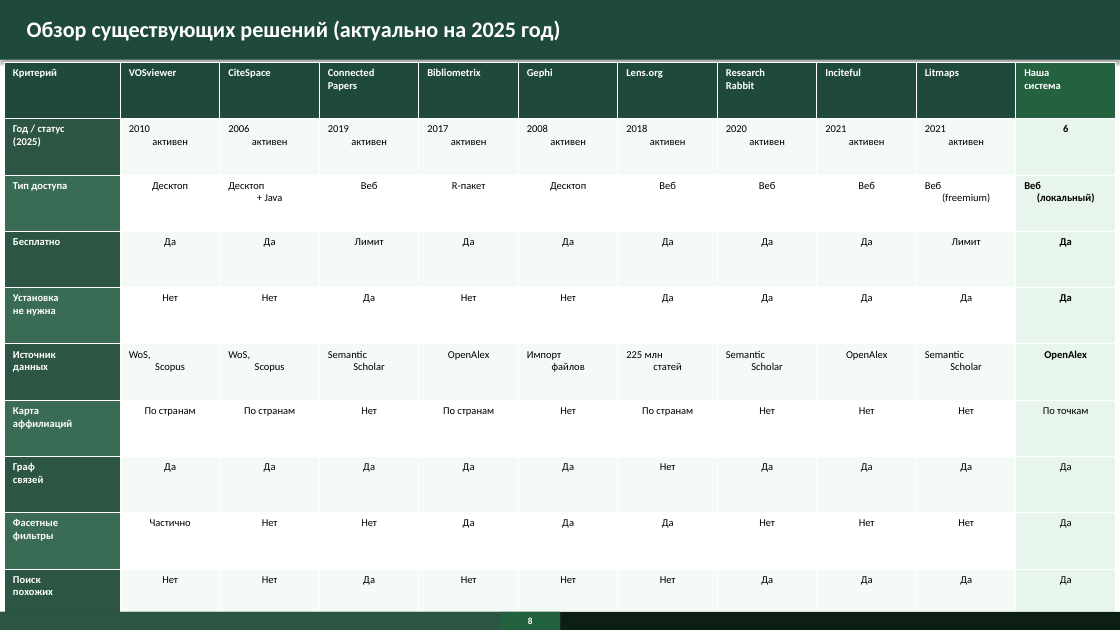
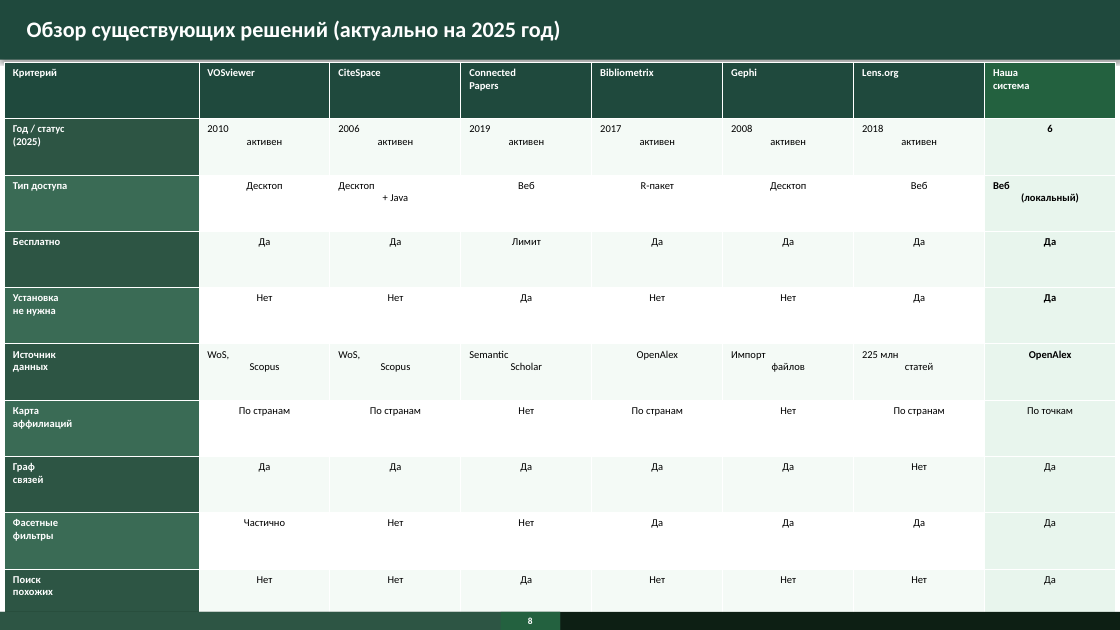
Before and after one commit to surnova2703/muiv3year, a slide deck: slide 8 of docs/Визуализация науки на основе метаданных публикаций и журналов.pptx. Drawn at 1120x630 pixels with LibreOffice and Linux fonts; fonts in the diff are those of the drawing. Boxes give left, top, right and bottom in pixels: in the first picture for what was removed or moved away, otherwise in the second. Text is boxed around its words. In the diff, an @@ line names an element or a change of style, - is before the commit and + after.

Commit message:
Сравнительная таблица: краткая версия на слайде 8, полная — слайд 18

```diff
--- a/docs/Визуализация науки на основе метаданных публикаций и журналов.pptx
+++ b/docs/Визуализация науки на основе метаданных публикаций и журналов.pptx
@@ table at (x1=4, y1=62, x2=1116, y2=625) @@
-column 8: Research Rabbit | 2020 активен | Веб | Да | Да | Semantic Scholar | Нет | Да | Нет | Да
-column 9: Inciteful | 2021 активен | Веб | Да | Да | OpenAlex | Нет | Да | Нет | Да
-column 10: Litmaps | 2021 активен | Веб (freemium) | Лимит | Да | Semantic Scholar | Нет | Да | Нет | Да
@@ table resized from (x1=4, y1=62, x2=1112, y2=625) to (x1=4, y1=62, x2=1116, y2=625) @@
```
Also in this commit, not shown: 1 other slide changed, 1 slide added.
